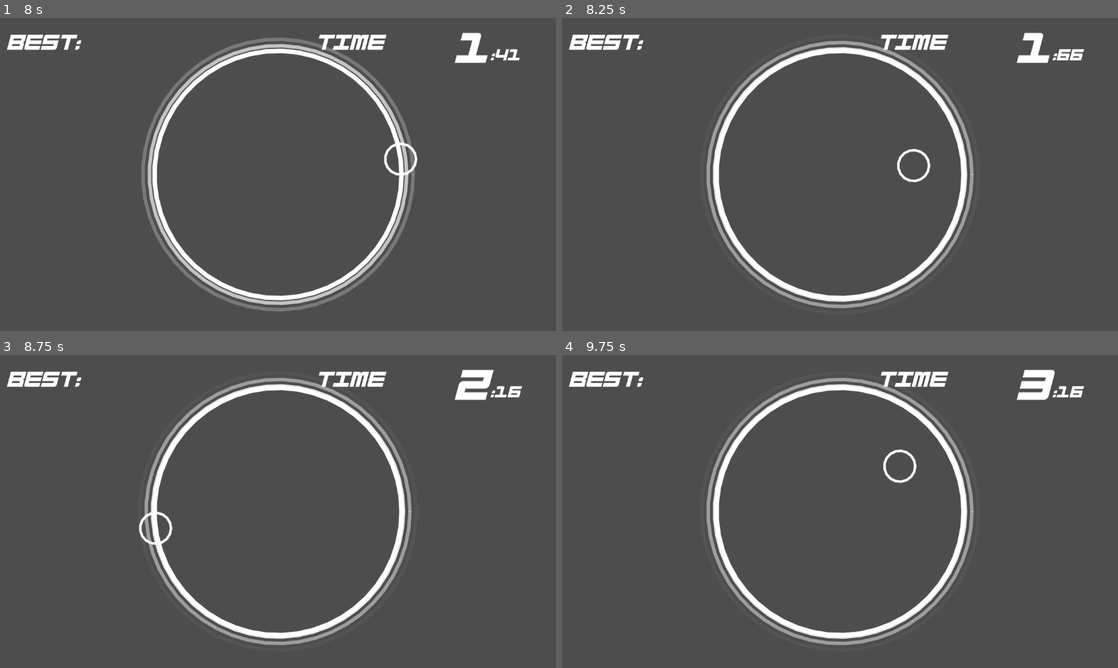
Above: before the commit, frames 1-4 (two rows, left to right).
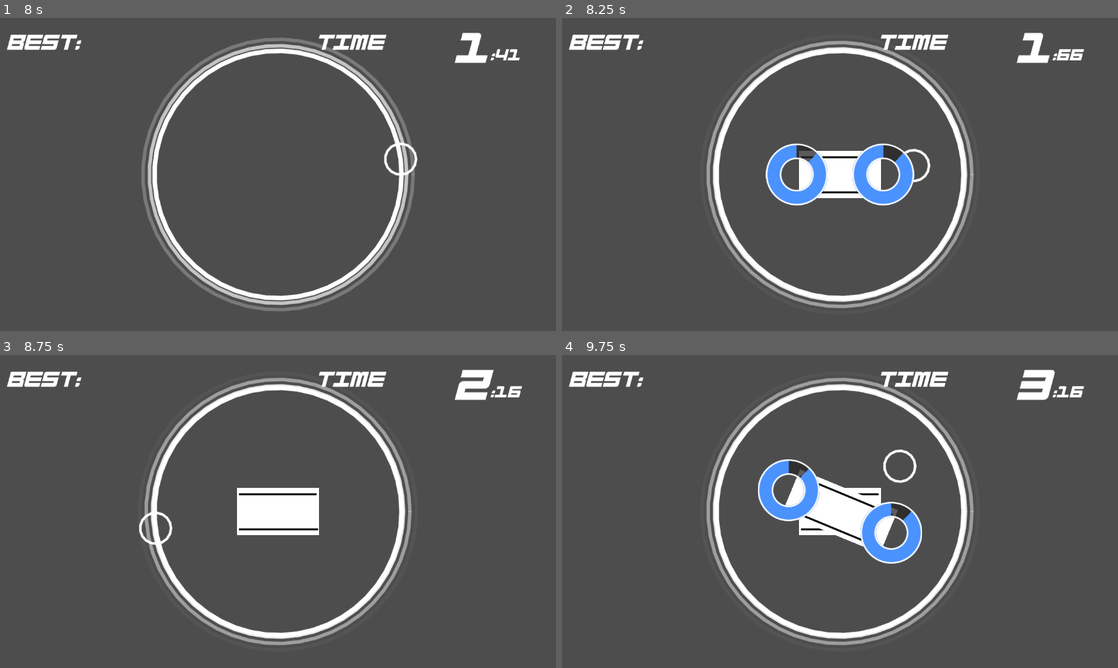
Above: after the commit, the same moments.

Repository: jokw1228/Slay_The_Circle
Game: Godot game, scene res://scenes/rooms/RoomLogo/RoomLogo.tscn
Same seed, same stepped clock (60 frames per second), same inputs: the game is played once before the commit and once after it. Sound files missing from this copy of the repository are replaced by a short silence.
Inputs (mouse positions are in pixels of both pictures, inside the frame that each line leads up to):
- Up to frame 1 (8 s): tap Enter at 0.5, 2, 3.5 s; move the mouse to (400, 158) at 0.52 s; click (400, 158) at 0.67 s; tap Space at 1.25, 2.75, 4.25 s; move the mouse to (166, 190) at 1.27 s; click (166, 190) at 1.42 s; move the mouse to (333, 105) at 2.02 s; click (333, 105) at 2.17 s; move the mouse to (250, 237) at 2.77 s; click (250, 237) at 2.92 s; move the mouse to (444, 221) at 3.52 s; click (444, 221) at 3.67 s; move the mouse to (111, 127) at 4.27 s; click (111, 127) at 4.42 s; move the mouse to (305, 174) at 5.02 s; click (305, 174) at 5.17 s; move the mouse to (194, 96) at 5.77 s; click (194, 96) at 5.92 s; click (461, 290) at 6.5 s; move the mouse to (400, 158) at 7.27 s; click (400, 158) at 7.42 s
- Up to frame 2 (8.25 s): move the mouse to (728, 190) at 8.02 s; click (728, 190) at 8.17 s
- Up to frame 3 (8.75 s): no input
- Up to frame 4 (9.75 s): move the mouse to (895, 442) at 8.77 s; click (895, 442) at 8.92 s; move the mouse to (812, 574) at 9.52 s; click (812, 574) at 9.67 s

Frame 1 is identical in both runs. In frame 2, 3.8% of the frame differs, in the area x 36-64%, y 40-60%; in frame 3, 2.2%; in frame 4, 4.8%, in the area x 35-65%, y 33-67%.
Error before the commit: Parse Error: Too few arguments for "game_over()" call. Expected at least 1 but received 0. (res://BombLink.gd:51)

Commit message:
gameover 이슈 해결

Diff:
--- a/project.godot
+++ b/project.godot
@@ -35,10 +35,6 @@
 
 window/stretch/mode="viewport"
 
-[display]
-
-window/stretch/mode="viewport"
-
 [editor]
 
 naming/scene_name_casing=1
--- a/scenes/bombs/Bomb.gd
+++ b/scenes/bombs/Bomb.gd
@@ -13,5 +13,6 @@
 
 func exploded(): # game over
 	var current_position = self.position
-	PlayingFieldInterface.game_over(current_position)
+	PlayingFieldInterface.game_over()
+	PlayingFieldInterface.gameover_camera(current_position)
 	queue_free()
--- a/scenes/playingfield/PlayingFieldInterface.gd
+++ b/scenes/playingfield/PlayingFieldInterface.gd
@@ -9,9 +9,8 @@
 func set_PlayingField_node(node: PlayingField):
 	current_PlayingField_node = node
 
-func game_over(x):
+func game_over():
 	get_PlayingField_node().stop_PlayingField()
-	get_PlayingField_node().gameover_position(x)
 
 func rotation_speed_up(up: float):
 	get_PlayingField_node().rotation_speed_up(up)
@@ -24,3 +23,6 @@
 
 func game_speed_reset():
 	Engine.time_scale = 1.0
+
+func gameover_camera(x):
+	get_PlayingField_node().gameover_position(x)
Not shown: 1 places in scenes/playingfield/PlayingField.tscn that only renumber resources
